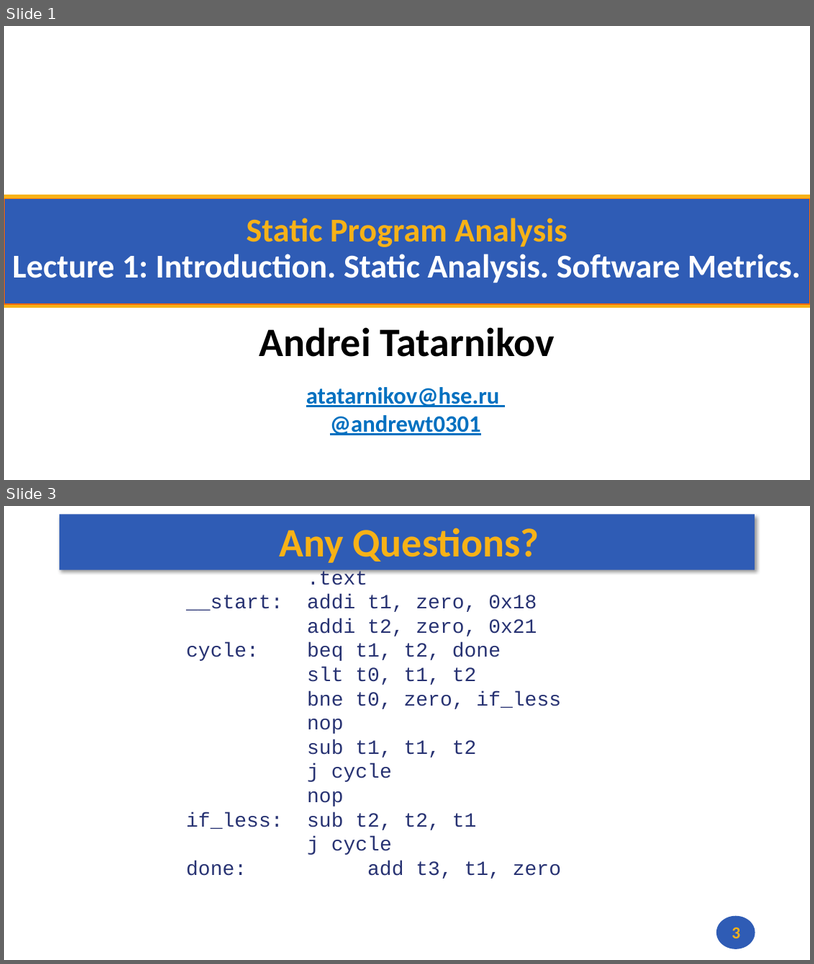
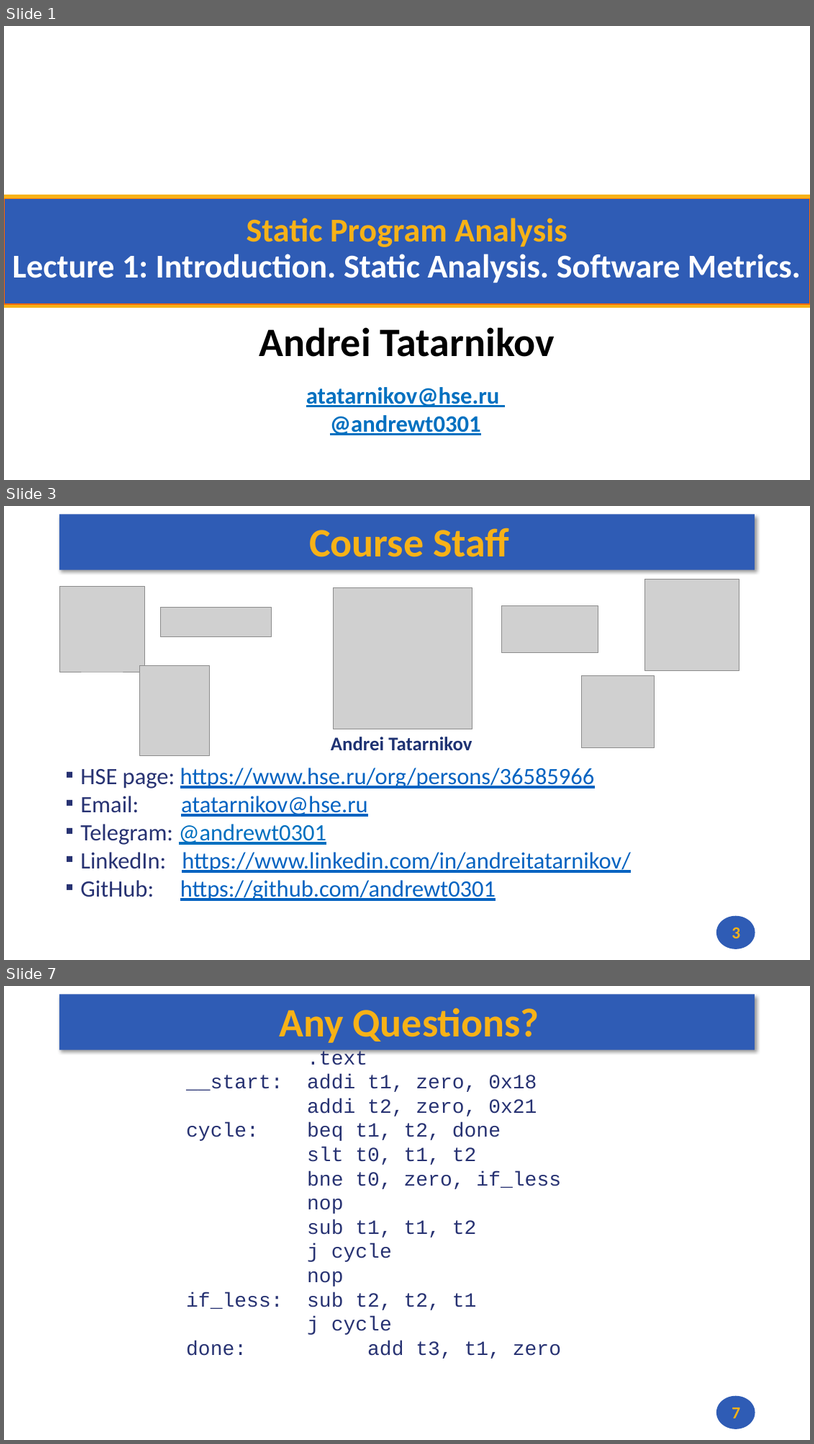
Before and after one commit to andrewt0301/static-analysis-course, a slide deck: docs/lectures/01/slides_01.pptx. Shown one above the other, each under a label of ours: slides 1 and 3 before the commit, slides 1, 3 and 7 after it; the slides between them are not shown. The pictures are 814x964 and 814x1444 pixels, drawn with LibreOffice and Linux fonts; fonts in the diff are those of the drawing; grey boxes stand for pictures; background and template pictures are left out. Boxes give left, top, right and bottom in pixels: in the first picture for what was removed or moved away, otherwise in the second. Text is boxed around its words. In the diff, an @@ line names an element or a change of style, - is before the commit and + after.

Commit message:
Lecture 1

```diff
--- a/docs/lectures/01/slides_01.pptx
+++ b/docs/lectures/01/slides_01.pptx
@@ slide 3 added at (x1=4, y1=506, x2=810, y2=960), background #FFFFFF; not listed: 2 template elements that a slide beside it also shows @@
@@ title added at (x1=309, y1=528, x2=509, y2=557), 48 pt, text #F7B217, bold @@
+Course Staff
@@ picture added at (x1=59, y1=587, x2=145, y2=672) @@
@@ picture added at (x1=334, y1=587, x2=472, y2=728) @@
@@ picture added at (x1=646, y1=579, x2=740, y2=671) @@
@@ picture added at (x1=161, y1=608, x2=271, y2=636) @@
@@ picture added at (x1=502, y1=606, x2=599, y2=653) @@
@@ picture added at (x1=139, y1=665, x2=209, y2=755) @@
@@ picture added at (x1=582, y1=675, x2=655, y2=748) @@
@@ text added at (x1=331, y1=736, x2=472, y2=750), 23 pt, text #1E3272, bold @@
+Andrei Tatarnikov
@@ text added at (x1=80, y1=767, x2=630, y2=901), 27.9 pt, text #0563C1, underline @@
+▪ HSE page: https://www.hse.ru/org/persons/36585966
+▪ Email: atatarnikov@hse.ru
+▪ Telegram: @andrewt0301
+▪ LinkedIn: https://www.linkedin.com/in/andreitatarnikov/
+▪ GitHub: https://github.com/andrewt0301
@@ page number added at (x1=732, y1=926, x2=741, y2=938), 20 pt, text #F7B217, bold @@
+3
@@ what was slide 3 is now slide 7 @@
@@ page number at (x1=732, y1=1407, x2=741, y2=1418): text changed @@
-3
+7
```
Also in this commit, not shown: 4 other slides added, 1 slide removed, 2 other files.
